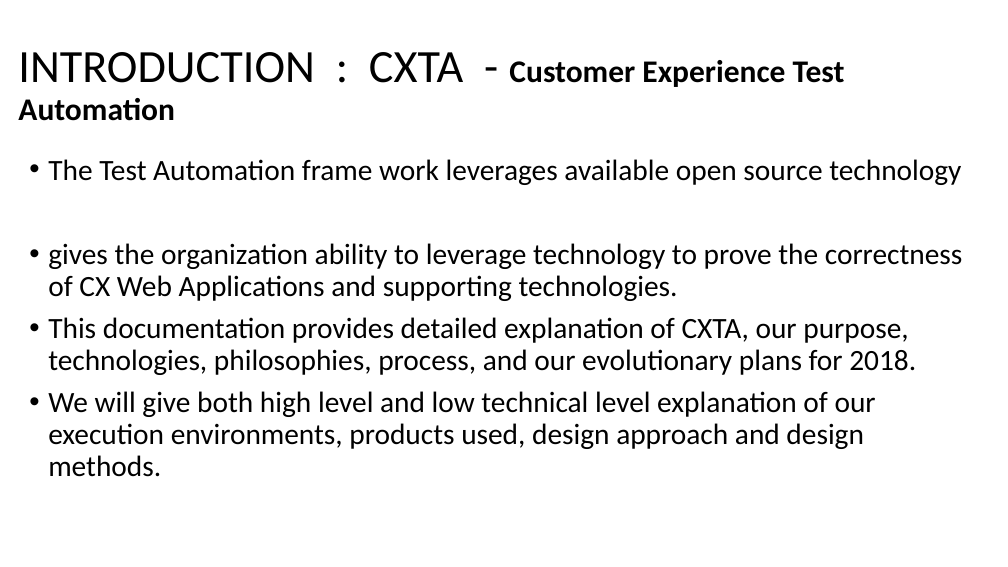
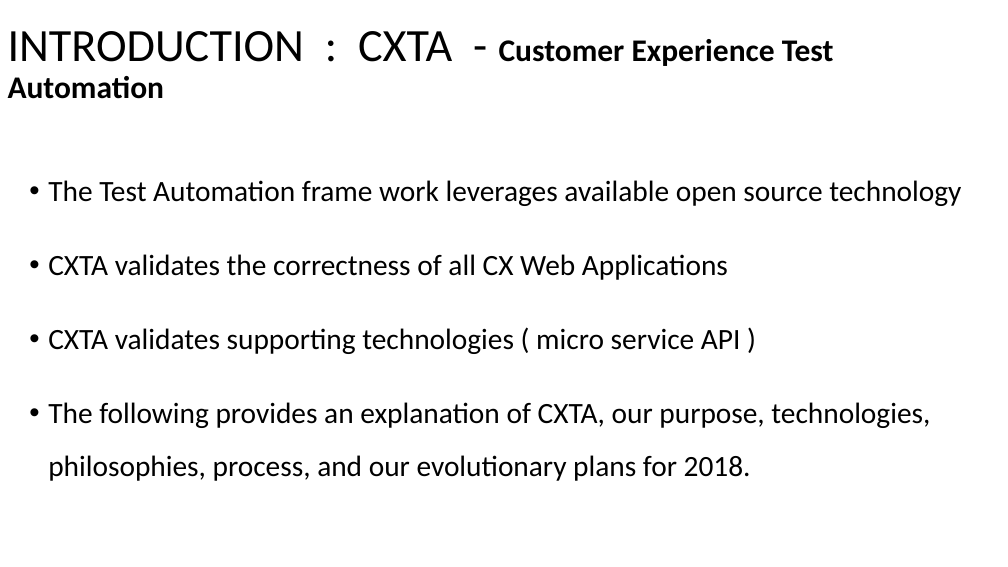
Before and after one commit to raghav9329/mainProf, a slide deck: slide 2 of CurrentWork_Delta/CX_StrategyPowerPoint.pptx. Drawn at 1008x567 pixels with LibreOffice and Linux fonts; fonts in the diff are those of the drawing. Boxes give left, top, right and bottom in pixels: in the first picture for what was removed or moved away, otherwise in the second. Text is boxed around its words. In the diff, an @@ line names an element or a change of style, - is before the commit and + after.

```diff
--- a/CurrentWork_Delta/CX_StrategyPowerPoint.pptx
+++ b/CurrentWork_Delta/CX_StrategyPowerPoint.pptx
@@ title "INTRODUCTION : CXTA - Customer ...": place and size @@
-title "INTRODUCTION : CXTA - Customer ..." at <box>18,52,845,121</box>
+title "INTRODUCTION : CXTA - Customer ..." at <box>8,31,834,99</box>
@@ title "INTRODUCTION : CXTA - Customer ..." at <box>8,31,834,99</box>: vertical alignment middle to top @@
@@ text at <box>48,180,961,206</box>: line spacing 0.9 to 1.5; more space between paragraphs @@
@@ text at <box>48,254,930,481</box>: text changed @@
-• gives the organization ability to leverage technology to prove the correctness of CX Web Applications and supporting technologies.
-• This documentation provides detailed explanation of CXTA, our purpose, technologies, philosophies, process, and our evolutionary plans for 2018.
-• We will give both high level and low technical level explanation of our execution environments, products used, design approach and design methods.
+• CXTA validates the correctness of all CX Web Applications
+• CXTA validates supporting technologies ( micro service API )
+• The following provides an explanation of CXTA, our purpose, technologies, philosophies, process, and our evolutionary plans for 2018.
```
Also in this commit, not shown: 1 other slide changed, 8 slides added.
